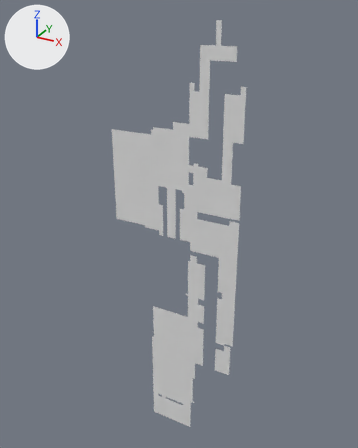
A saved change to the OBJ model Assets/Tiled2Unity/Meshes/J2Right_v6.obj.
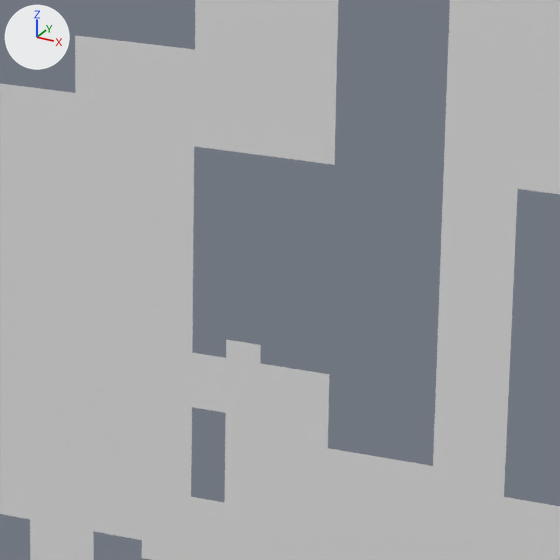
Each version is shown whole from a camera (50 mm lens) standing at (4101.0, -10527.0, 278.0) and looking at (-1893.0, 370.0, -5171.0), then close up on the part from 45% to 67% of the width and 26% to 43% of the height. The lights are fixed; the arrows at upper left show +X, +Y and +Z. Where no turn or scale is listed for an object, it has been applied to the vertices.

In view in the first close-up: 'J2Right_v6'.
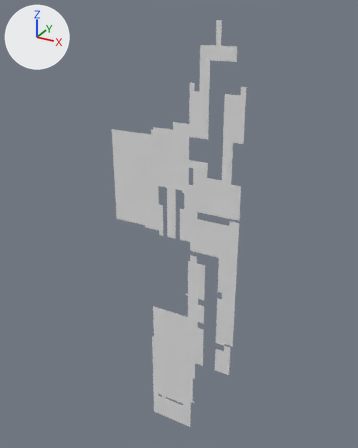
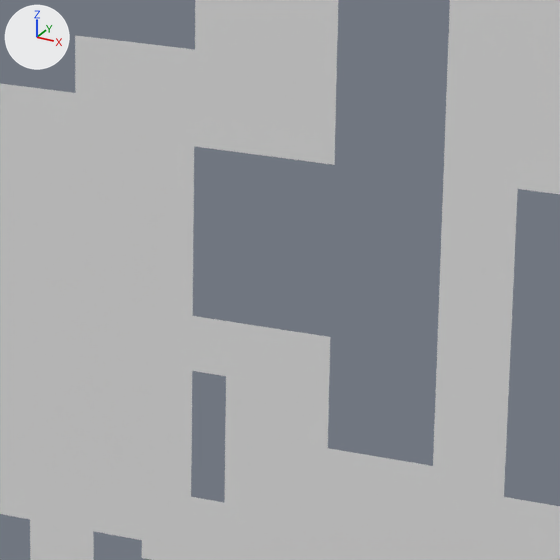
Patch to the scene script:
```diff
--- a/Assets/Tiled2Unity/Meshes/J2Right_v6.obj.py
+++ b/Assets/Tiled2Unity/Meshes/J2Right_v6.obj.py
@@ me_j2right_v6 @@
 # used by ob_j2right_v6; location = (0.0, 0.0, 0.0)
-me_j2right_v6.from_pydata(...)  # 5231 vertices, 4739 faces; spans x -3712.0..0.0, y 0.0, z -11904.0..0.0
+me_j2right_v6.from_pydata(...)  # 5242 vertices, 4749 faces; spans x -3712.0..0.0, y 0.0, z -11904.0..0.0
+# me_j2right_v6 part 1
+# 2 vertices are removed from x -1344.0, y 0.0, z -3520.0..-3456.0
+# 4 faces are deleted
+# 8 new vertices lie (0.0, 0.0, 64.0) away from vertices in x -1344.0..-896.0, y 0.0, z -3328.0..-3264.0
+# 5 new vertices lie (0.0, 0.0, 64.0) away from vertices in x -1344.0..-896.0, y 0.0, z -3264.0
+# 14 new faces join them
```

Boxes [x1, y1, x2, y2] around the edits, measured in the close-ups (560 x 560 px):
part 1 of me_j2right_v6, built on: before [192, 371, 226, 413]; after [192, 316, 330, 374]
